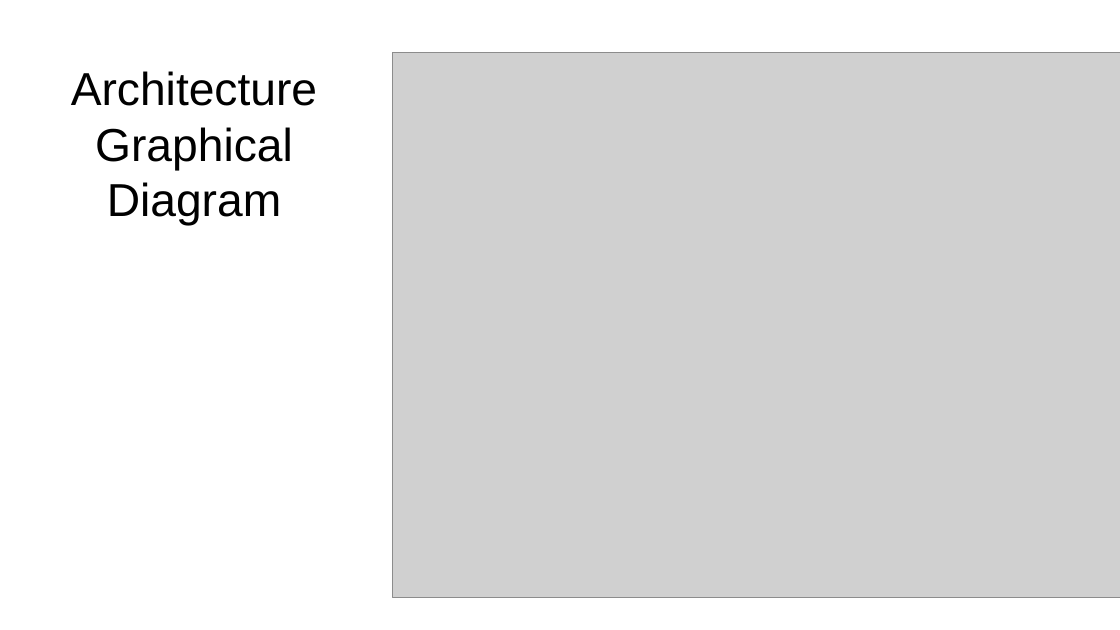
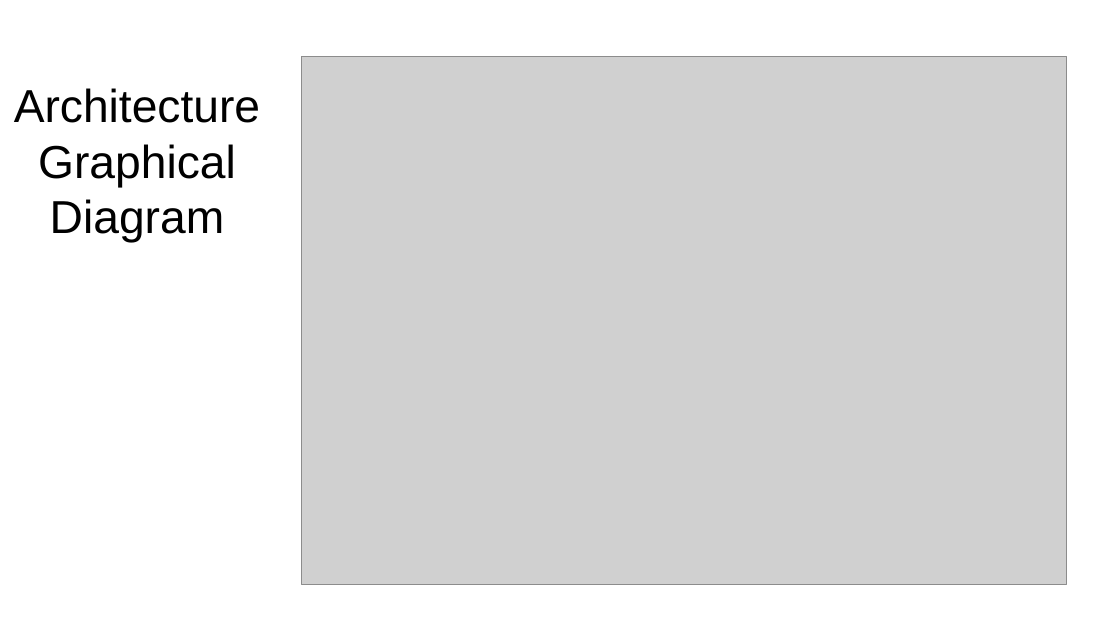
Before and after one commit to AlexLundinEducational/UTDFall2018, a slide deck: slide 3 of 2.1-SE-4352.001-AandD/Homework/Homework3/Homework3.pptx. Drawn at 1120x630 pixels with LibreOffice and Linux fonts; fonts in the diff are those of the drawing; grey boxes stand for pictures; background and template pictures are left out. Boxes give left, top, right and bottom in pixels: in the first picture for what was removed or moved away, otherwise in the second. Text is boxed around its words. In the diff, an @@ line names an element or a change of style, - is before the commit and + after.

```diff
--- a/2.1-SE-4352.001-AandD/Homework/Homework3/Homework3.pptx
+++ b/2.1-SE-4352.001-AandD/Homework/Homework3/Homework3.pptx
@@ picture: place and size @@
-picture at [393,52,1120,597]
+picture at [302,56,1067,585]
@@ title "Architecture Graphical Diagram": place and size @@
-title "Architecture Graphical Diagram" at [71,71,317,226]
+title "Architecture Graphical Diagram" at [14,88,260,243]
```
Also in this commit, not shown: 6 other slides changed, 3 slides added, 3 slides removed, 1 other file.
